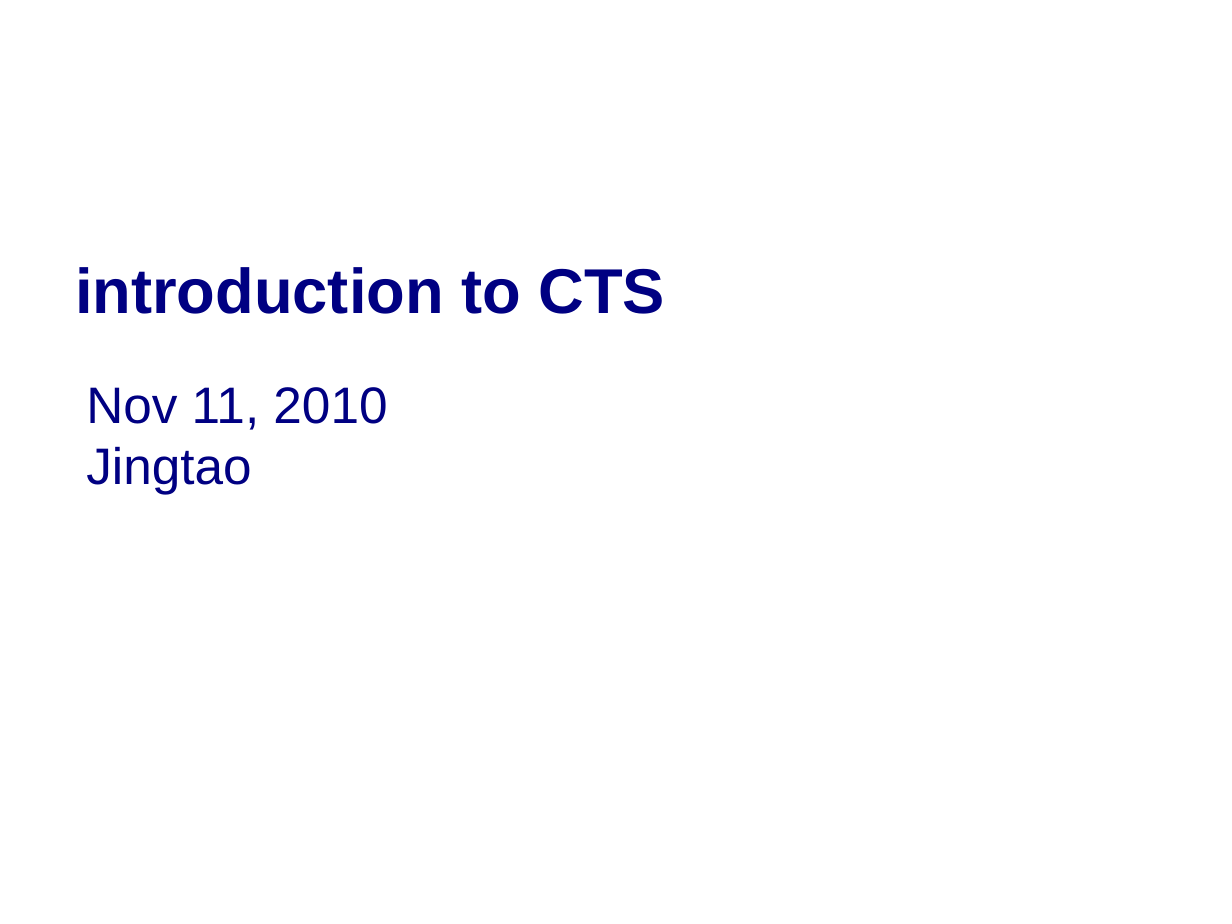
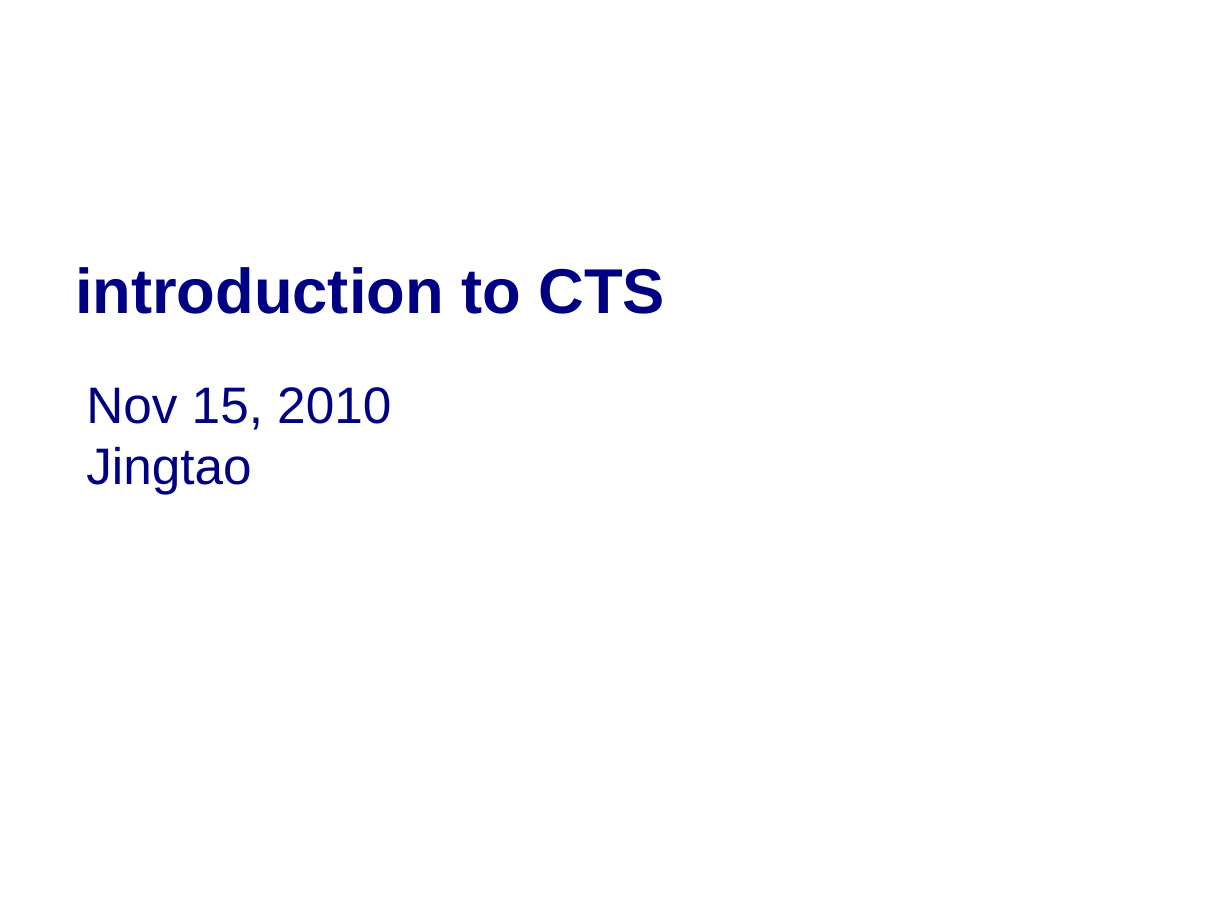
Before and after one commit to widerules/system-information, a slide deck: slide 1 of cts/CTS-training.ppt. Drawn at 1232x924 pixels with LibreOffice and Linux fonts; fonts in the diff are those of the drawing; background and template pictures are left out. Boxes give left, top, right and bottom in pixels: in the first picture for what was removed or moved away, otherwise in the second. Text is boxed around its words. In the diff, an @@ line names an element or a change of style, - is before the commit and + after.

```diff
--- a/cts/CTS-training.ppt
+++ b/cts/CTS-training.ppt
@@ text at [86,387,391,430]: text changed @@
-Nov 11, 2010
+Nov 15, 2010
```
Also in this commit, not shown: 3 other slides changed, 2 slides added, 1 other file.
